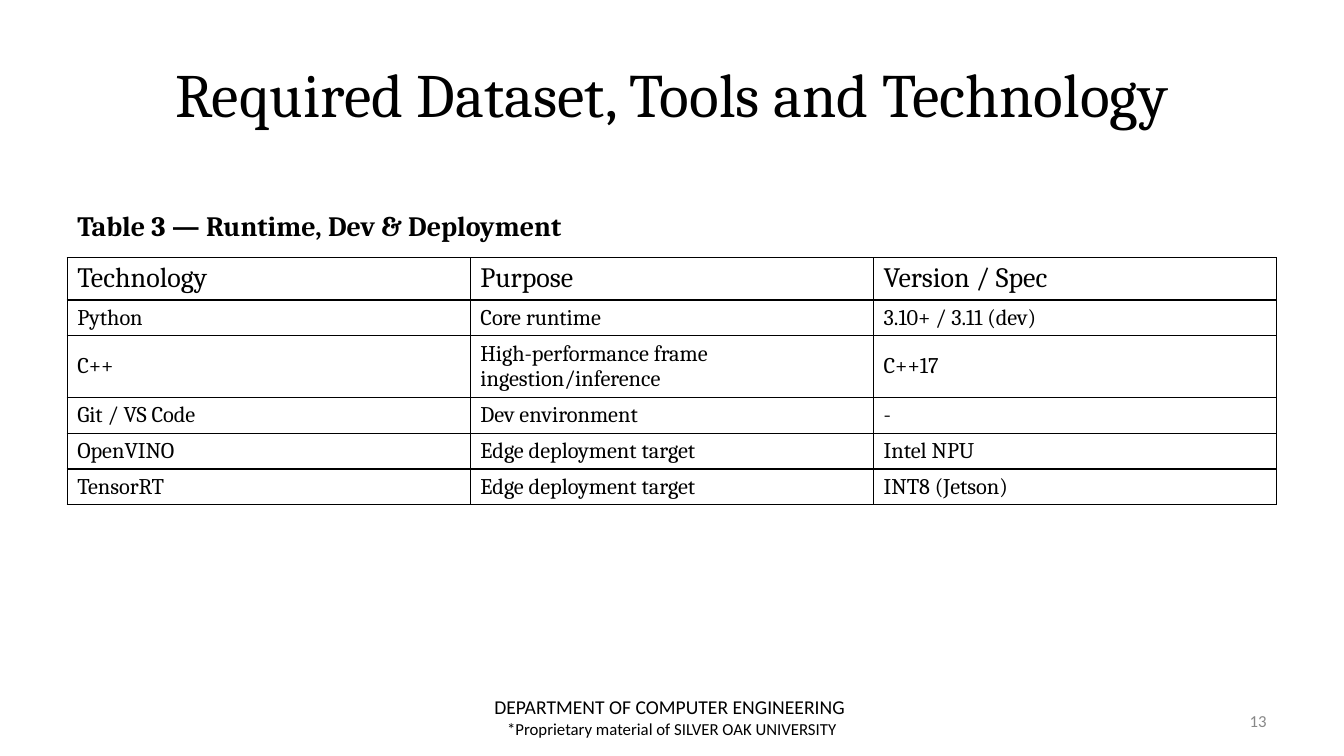
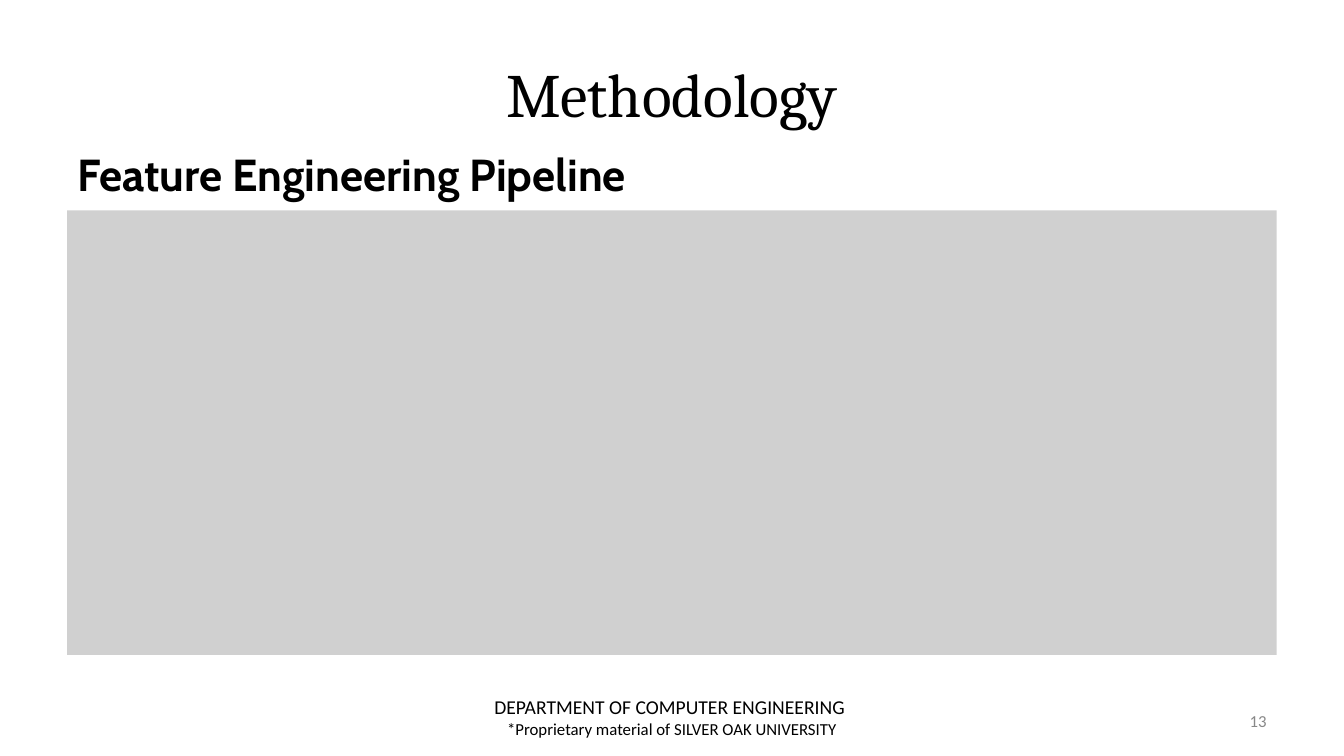
Before and after one commit to zoro1126/ALERT, a slide deck: slide 13 of review_docs/Review-2/NEW_Presentation_ALERT_CE_AIML_31.pptx. Drawn at 1344x756 pixels with LibreOffice and Linux fonts; fonts in the diff are those of the drawing; grey boxes stand for pictures; background and template pictures are left out. Boxes give left, top, right and bottom in pixels: in the first picture for what was removed or moved away, otherwise in the second. Text is boxed around its words. In the diff, an @@ line names an element or a change of style, - is before the commit and + after.

```diff
--- a/review_docs/Review-2/NEW_Presentation_ALERT_CE_AIML_31.pptx
+++ b/review_docs/Review-2/NEW_Presentation_ALERT_CE_AIML_31.pptx
@@ title at bbox=[506, 74, 837, 131]: text changed @@
-Required Dataset, Tools and Technology
+Methodology
@@ text added at bbox=[77, 157, 626, 201], 32 pt, text #000000, bold @@
+Feature Engineering Pipeline
@@ picture added at bbox=[68, 211, 1277, 655] @@
@@ text removed at bbox=[77, 216, 561, 242] @@
-Table 3 — Runtime, Dev & Deployment
@@ table removed at bbox=[68, 258, 1277, 513], 6 rows, 3 columns @@
-Technology | Purpose | Version / Spec
-Python | Core runtime | 3.10+ / 3.11 (dev)
-C++ | High-performance frame ingestion/inference | C++17
-Git / VS Code | Dev environment | -
-OpenVINO | Edge deployment target | Intel NPU
-TensorRT | Edge deployment target | INT8 (Jetson)
```
Also in this commit, not shown: 12 other slides changed, 5 slides added, 5 slides removed, 9 other files.
